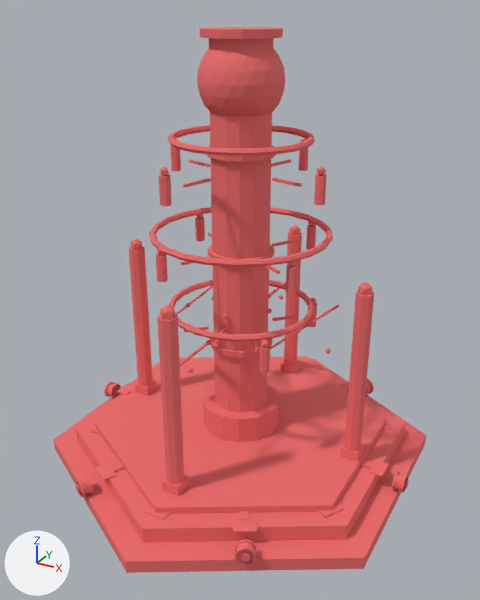
An edit to the glTF model buildings/overload_matrix/overload_matrix_s3_100.glb, drawn before and after from the same camera.
Rendered twice from a camera (50 mm lens) standing at (4.17, -7.61, 6.32) and looking at (0.08, -0.18, 2.61). The axes (+X, +Y, +Z) are drawn at lower left. The lights are the same throughout. The first picture is the older version. Vertices at exactly the same position are counted once.

Objects in the first picture: 'OM_Ball'.
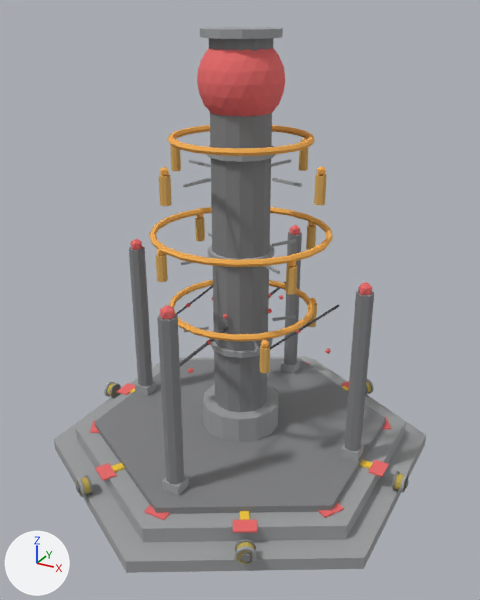
What differs and where, as boxes (x1, y1, x2, y2) in the pictures (480 x 600 px):
part 1 of me_icosphere_028, recoloured (red to grey): (54, 27, 426, 573) in both
part 2 of me_icosphere_028, recoloured: (77, 48, 408, 564) in both

Diff of the bpy script that builds the scene:
```diff
--- a/buildings/overload_matrix/overload_matrix_s3_100.glb.py
+++ b/buildings/overload_matrix/overload_matrix_s3_100.glb.py
@@ me_icosphere_028 @@
 me_icosphere_028.from_pydata(...)  # 2980 vertices, 5252 faces; spans x -2.62..2.62, y -2.91..2.91, z -5.5..0.6
 # used by ob_om_ball; location = (0.0, 0.0, 5.5)
+# me_icosphere_028 part 1: 2572 faces centred in x -2.62..2.62, y -2.43..2.43, z -5.5..0.6 are repainted in the vertex colours; the middle colour goes from red #ef6c6c to grey #828385
+# me_icosphere_028 part 2: 2680 faces centred in x -2.6..2.6, y -2.3..2.3, z -5.31..0.54 are repainted in the vertex colours; the middle colour goes from red #ef6c6c to orange #edab52
 me_icosphere_028.materials.append(mat_mx_warning)
```
